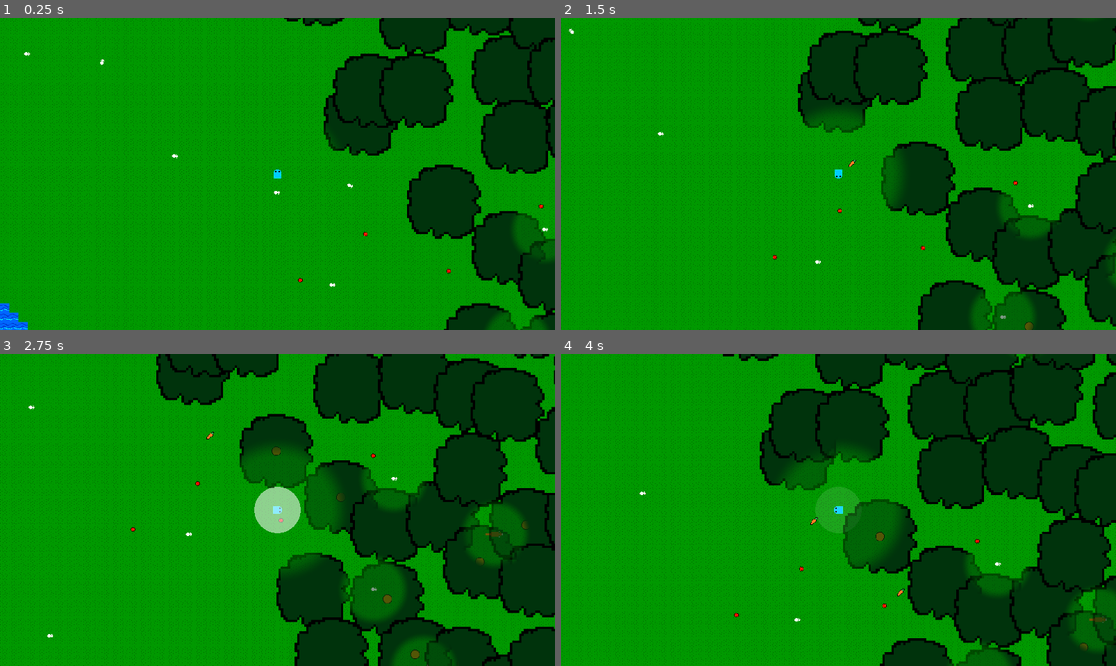
Above: before the commit, frames 1-4 (two rows, left to right).
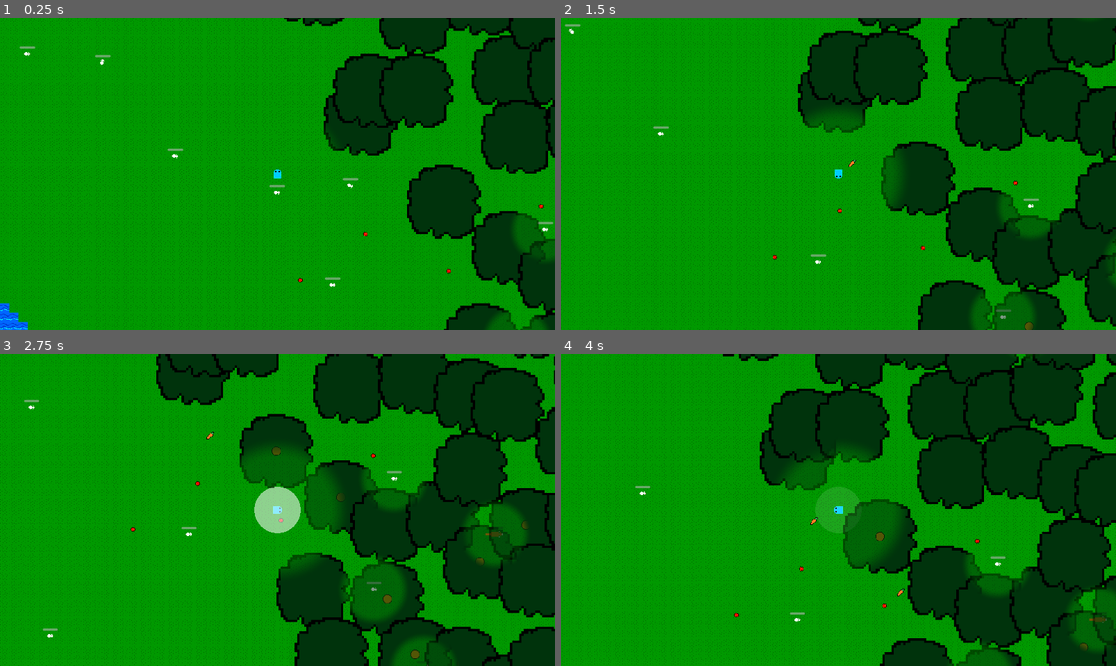
Above: after the commit, the same moments.

Repository: Kyhel/lost-in-pixels
Game: Godot game, scene res://scenes/game.tscn
Same seed, same stepped clock (60 frames per second), same inputs: the game is played once before the commit and once after it.
Inputs:
- Up to frame 1 (0.25 s): no input
- Up to frame 2 (1.5 s): tap Enter at 0.5 s; hold Right (ui_right) 0.53-1.28 s; hold F (attack) 0.53-1.28 s; hold Down (ui_down) from 1.28 s (still down); tap Q (spawn_carrot) at 1.35 s
- Up to frame 3 (2.75 s): release Down (ui_down) at 2.03 s; hold Right (ui_right) from 2.03 s (still down); hold F (attack) from 2.03 s (still down)
- Up to frame 4 (4 s): release Right (ui_right) at 2.78 s; release F (attack) at 2.78 s; hold Up (ui_up) 2.78-3.53 s; tap Q (spawn_carrot) at 2.85 s; hold Left (ui_left) from 3.53 s (still down); hold F (attack) from 3.53 s (still down)

The runs differ from the first frame. In frame 1, 0.2% of the frame differs, in the area x 3-100%, y 9-84%; in frame 2, 0.1%; in frame 3, 0.1%; in frame 4, less than 0.1%.

Commit message:
Show hunger
Changed how creatures are rotated

Diff:
--- a/actors/base/creature.gd
+++ b/actors/base/creature.gd
@@ -29,6 +29,11 @@
 var movement : MovementComponent
 var alpha_mask: Node2D
 
+var virtual_rotation: float = 0
+
+@onready var visualRoot: = $Visuals
+@onready var collisionShape: = $CollisionShape
+
 func _ready() -> void:
 
 	sensors_node = get_node("Sensors")
@@ -36,6 +41,7 @@
 	movement = get_node("Movement")
 	blackboard = Blackboard.new()
 	health = max_health
+	$UIRoot/NeedsDisplay.set_watch(self)
 
 	if creature_data != null:
 
@@ -52,17 +58,33 @@
 			goals.append(goal)
 		is_big = creature_data.size_type == CreatureData.CreatureSize.BIG
 		if creature_data.sprite != null:
-			$Sprite2D.texture = creature_data.sprite
-			var texture_size = $Sprite2D.texture.get_size()
-			$Sprite2D.scale = Vector2.ONE * (float(creature_data.size) / max(texture_size.x, texture_size.y))
+			$Visuals.texture = creature_data.sprite
+			var texture_size = $Visuals.texture.get_size()
+			$Visuals.scale = Vector2.ONE * (float(creature_data.size) / max(texture_size.x, texture_size.y))
 		_setup_sensors()
 		# Assign layer and mask from creature size (Small = layer 4, Big = layer 5).
 		collision_layer = _get_collision_layer()
 		collision_mask = _get_collision_mask()
 		scale = Vector2.ONE * creature_data.scale_factor
-		$CollisionShape2D.scale = Vector2.ONE * creature_data.size / $CollisionShape2D.shape.radius / 2
+		$CollisionShape.scale = Vector2.ONE * creature_data.size / $CollisionShape.shape.radius / 2
 		if creature_data.can_fly:
 			z_index = 20
+
+func _process(_delta: float) -> void:
+	_update_visuals()
+
+func _physics_process(delta: float) -> void:
+	sensors_node.update_sensors(delta)
+	ai_root.update_ai(delta)
+	movement.update_movement(self, delta)
+	move_and_slide()
+	_update_hunger(delta)
+	#if is_big:  # BIG
+		#PushPriorityHelper.push_away_overlapping(self, LAYER_SMALL_CREATURES | LAYER_PLAYER)
+
+func _update_visuals() -> void:
+	visualRoot.rotation = virtual_rotation
+	collisionShape.rotation = virtual_rotation
 
 func _get_collision_layer() -> int:
 
@@ -83,15 +105,6 @@
 		return LAYER_TERRAIN | LAYER_BIG_CREATURES
 	else:
 		return LAYER_TERRAIN | LAYER_PLAYER | LAYER_SMALL_CREATURES | LAYER_BIG_CREATURES
-
-func _physics_process(delta: float) -> void:
-	sensors_node.update_sensors(delta)
-	ai_root.update_ai(delta)
-	movement.update_movement(self, delta)
-	move_and_slide()
-	_update_hunger(delta)
-	#if is_big:  # BIG
-		#PushPriorityHelper.push_away_overlapping(self, LAYER_SMALL_CREATURES | LAYER_PLAYER)
 
 func _update_hunger(delta: float) -> void:
 
--- a/actors/base/creature.tscn
+++ b/actors/base/creature.tscn
@@ -4,9 +4,24 @@
 [ext_resource type="Script" uid="uid://bbqn8ng8lqgf" path="res://ai/ai_root.gd" id="2_s2qhw"]
 [ext_resource type="Script" uid="uid://cdjvfg3gei13a" path="res://ai/sensors_root.gd" id="3_4w7f4"]
 [ext_resource type="Script" uid="uid://tjjqyymwuh2r" path="res://actors/movement/movement_component.gd" id="4_4w7f4"]
+[ext_resource type="Script" uid="uid://cgguoh2h5iirt" path="res://actors/ui/needs_display.gd" id="5_oxi2p"]
 
 [sub_resource type="CircleShape2D" id="CircleShape2D_1"]
 radius = 8.0
+
+[sub_resource type="GDScript" id="GDScript_oxi2p"]
+script/source = "extends ProgressBar
+
+var creature: Creature
+
+# Called when the node enters the scene tree for the first time.
+func _ready() -> void:
+	pass # Replace with function body.
+
+func _on_blackboard_value_changed(key: String, _value: Variant) -> void:
+	if key == Blackboard.KEY_HUNGER:
+		value = _value
+"
 
 [node name="Creature" type="CharacterBody2D" unique_id=1127989516]
 z_index = 1
@@ -15,9 +30,9 @@
 motion_mode = 1
 script = ExtResource("1_script")
 
-[node name="Sprite2D" type="Sprite2D" parent="." unique_id=3039133]
+[node name="Visuals" type="Sprite2D" parent="." unique_id=3039133]
 
-[node name="CollisionShape2D" type="CollisionShape2D" parent="." unique_id=984625315]
+[node name="CollisionShape" type="CollisionShape2D" parent="." unique_id=984625315]
 shape = SubResource("CircleShape2D_1")
 
 [node name="AI" type="Node" parent="." unique_id=558838461]
@@ -28,3 +43,28 @@
 
 [node name="Movement" type="Node" parent="." unique_id=410611400]
 script = ExtResource("4_4w7f4")
+
+[node name="UIRoot" type="Marker2D" parent="." unique_id=1411216744]
+
+[node name="NeedsDisplay" type="Control" parent="UIRoot" unique_id=1812473158]
+layout_mode = 3
+anchors_preset = 7
+anchor_left = 0.5
+anchor_top = 1.0
+anchor_right = 0.5
+anchor_bottom = 1.0
+offset_left = -12.0
+offset_top = -13.0
+offset_right = -12.0
+offset_bottom = -13.0
+grow_horizontal = 2
+grow_vertical = 0
+script = ExtResource("5_oxi2p")
+
+[node name="HungerBar" type="ProgressBar" parent="UIRoot/NeedsDisplay" unique_id=2129080251]
+layout_mode = 0
+offset_right = 27.0
+offset_bottom = 4.0
+step = 1.0
+show_percentage = false
+script = SubResource("GDScript_oxi2p")
--- a/actors/base/creature_data.gd
+++ b/actors/base/creature_data.gd
@@ -31,4 +31,4 @@
 @export var excluded_tile_types: Array[WorldGenerator.TileType] = [WorldGenerator.TileType.WATER]
 @export var movement_types: Array[MovementType] = [MovementType.WALK]
 @export var needs_eating: bool = false
-@export var hunger_decay_rate: float = 2.0
+@export var hunger_decay_rate: float = 1.0
--- a/actors/movement/strategies/default_strategy.gd
+++ b/actors/movement/strategies/default_strategy.gd
@@ -10,10 +10,10 @@
 
 	var dir = (target_position - creature.global_position).normalized()
 	var target_angle := dir.angle()
-	var angle_diff := angle_difference(creature.rotation, target_angle)
+	var angle_diff := angle_difference(creature.virtual_rotation, target_angle)
 	var angle_diff_abs = abs(angle_diff)
 	var max_turn := creature.creature_data.rotating_speed * delta
-	creature.rotation += sign(angle_diff) * min(angle_diff_abs, max_turn)
+	creature.virtual_rotation += sign(angle_diff) * min(angle_diff_abs, max_turn)
 
 	# if angle_diff_abs <= ROTATION_DONE_THRESHOLD:
 	# 	creature.velocity = dir * walking_speed
--- a/actors/movement/strategies/hop_strategy.gd
+++ b/actors/movement/strategies/hop_strategy.gd
@@ -21,11 +21,11 @@
 
 	var direction = (target_position - creature.global_position).normalized()
 	var target_angle := direction.angle()
-	var angle_diff := angle_difference(creature.rotation, target_angle)
+	var angle_diff := angle_difference(creature.virtual_rotation, target_angle)
 	var angle_diff_abs = abs(angle_diff)
 	var max_turn := creature.creature_data.rotating_speed * delta
 
-	creature.rotation += sign(angle_diff) * min(angle_diff_abs, max_turn)
+	creature.virtual_rotation += sign(angle_diff) * min(angle_diff_abs, max_turn)
 
 	if angle_diff_abs >= NO_MOVEMENT_DIRECTION_THRESHOLD:
 		creature.velocity = Vector2.ZERO
@@ -37,7 +37,7 @@
 
 	var rotation_ratio = (NO_MOVEMENT_DIRECTION_THRESHOLD - angle_diff_abs) / NO_MOVEMENT_DIRECTION_THRESHOLD
 
-	creature.velocity = Vector2.from_angle(creature.rotation).normalized() * speed * rotation_ratio
+	creature.velocity = Vector2.from_angle(creature.virtual_rotation).normalized() * speed * rotation_ratio
 
 func reset() -> void:
 	hop_timer = 0.0
--- /dev/null
+++ b/actors/ui/needs_display.gd
@@ -0,0 +1,8 @@
+extends Control
+
+
+func set_watch(_creature: Creature) -> void:
+	_creature.blackboard.watch(Blackboard.KEY_HUNGER, func(value: float) -> void:
+		$HungerBar.value = value
+		#pass
+	)
--- a/ai/blackboard.gd
+++ b/ai/blackboard.gd
@@ -14,16 +14,30 @@
 	EATING,
 }
 
+signal value_changed(key, value)
+
 var data := {}
 
 func set_value(key, value):
-    data[key] = value
+
+	if data.has(key) and data[key] == value:
+		return
+
+	data[key] = value
+	value_changed.emit(key, value)
 
 func get_value(key):
-    return data.get(key)
+	return data.get(key)
 
 func has(key):
-    return data.has(key)
+	return data.has(key)
 
 func clear(key):
-    data.erase(key)
+	data.erase(key)
+
+func watch(key, callable):
+	value_changed.connect(
+		func(k, v):
+			if k == key:
+				callable.call(v)
+	)
Not shown, added: actors/ui/needs_display.gd.uid
